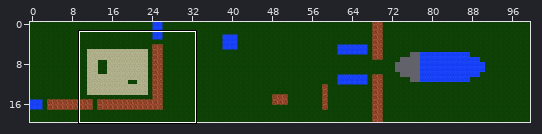
Two states of a Tiled map, core/assets/data/maps/introduction.tmx. Above: a wide view before the commit, with the close-up outlined.
Close-up. Before:
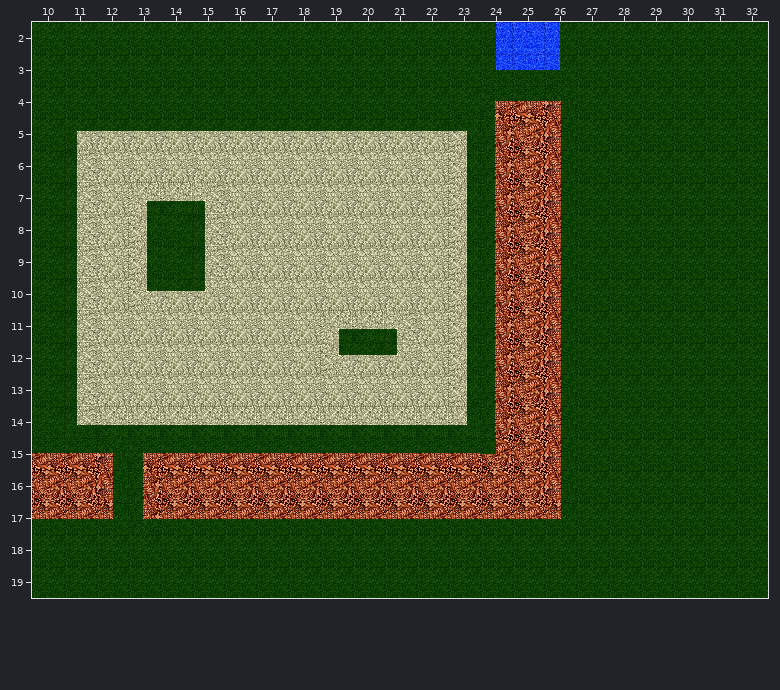
Cells are 32x32 px. Shown: x 10..32, y 2..19.
Now the later version:
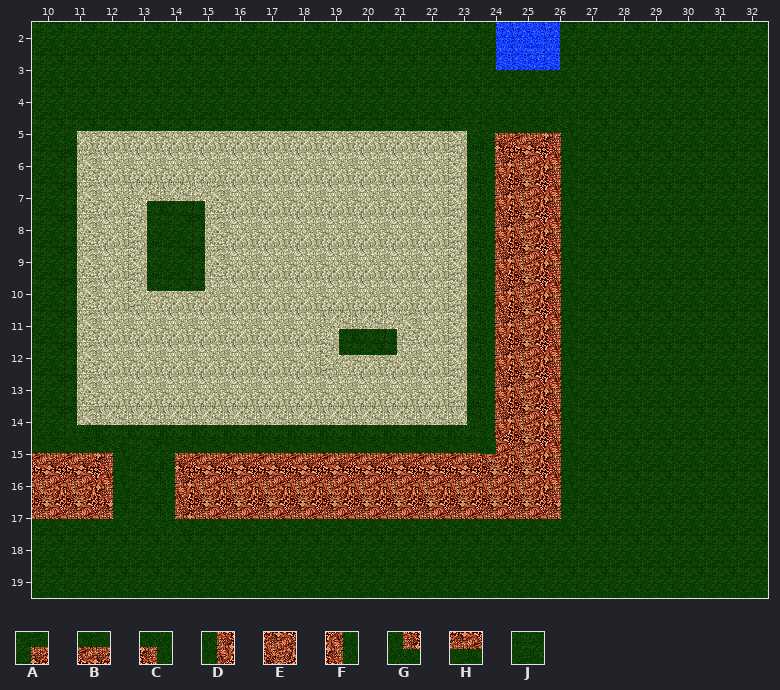
Key: from "Test": A 0, B 1, C 2, D 8, E 9, F 10, G 16, H 17, J 29.
_ is an empty cell.
Change:
Layer "Hintergrund":
y 4: x 24..26 ABC -> JJJ
y 5: x 24..26 DEF -> ABC
y 15: x 13..14 AB -> JA
y 16: x 13..14 DE -> JD
y 17: x 13..14 GH -> JG
Changed places in both close-ups, as pixel boxes (x1, y1, x2, y2):
changed: (480, 86, 576, 150)
changed: (128, 438, 192, 534)
